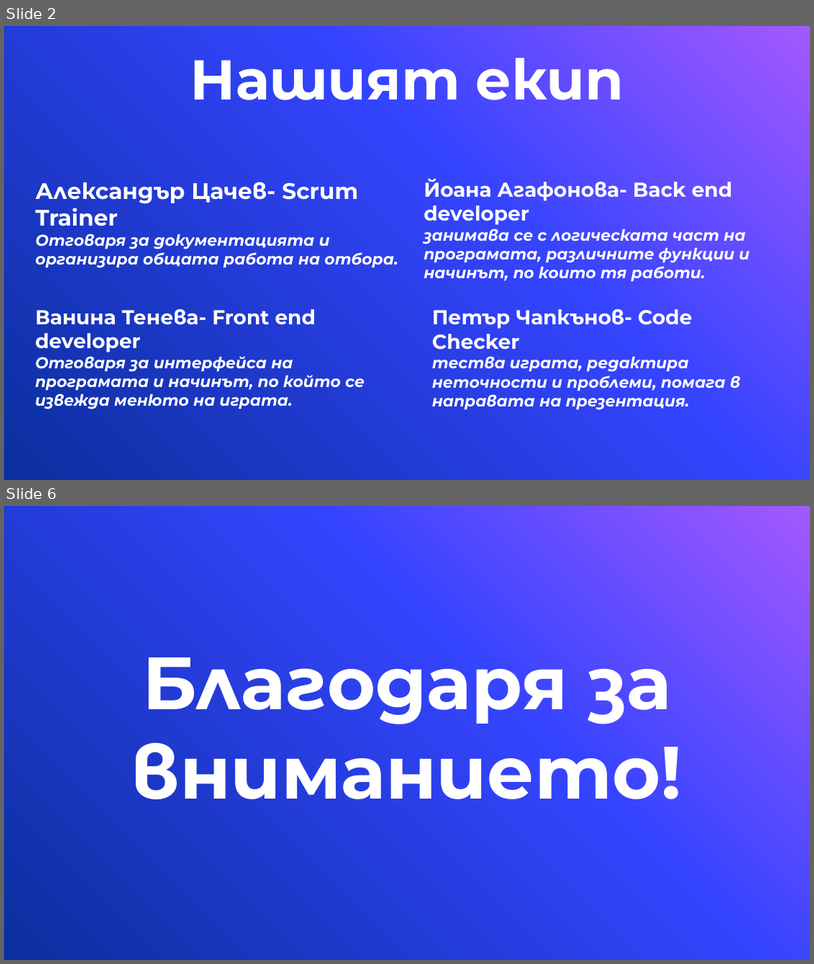
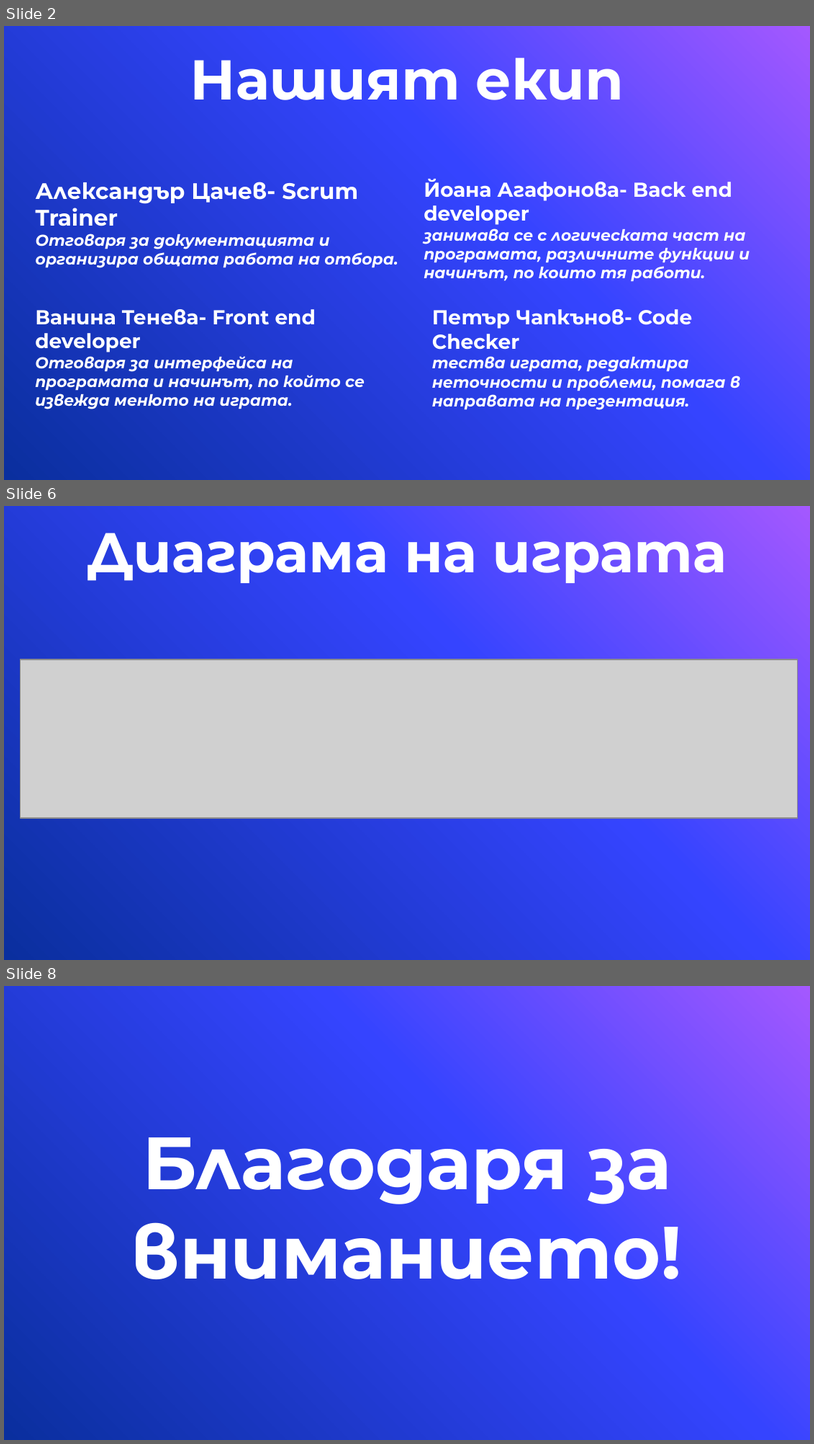
Before and after one commit to AITsachev19/Project, a slide deck: Documentation & Presentation/Presentation.pptx. Shown one above the other, each under a label of ours: slides 2 and 6 before the commit, slides 2, 6 and 8 after it; the slides between them are not shown. The pictures are 814x964 and 814x1444 pixels, drawn with LibreOffice and Linux fonts; fonts in the diff are those of the drawing; grey boxes stand for pictures; background and template pictures are left out. Boxes give left, top, right and bottom in pixels: in the first picture for what was removed or moved away, otherwise in the second. Text is boxed around its words. In the diff, an @@ line names an element or a change of style, - is before the commit and + after.

```diff
--- a/Documentation & Presentation/Presentation.pptx
+++ b/Documentation & Presentation/Presentation.pptx
@@ slide 6 added at <box>4,506,810,960</box>, background picture (left out) @@
@@ title added at <box>87,533,727,585</box>, 50 pt, text #FFFFFF, bold @@
+Диаграма на играта
@@ picture added at <box>20,659,797,817</box> @@
@@ what was slide 6 is now slide 8 @@
```
Also in this commit, not shown: 2 slides changed, 2 other slides added, 1 slide removed.
